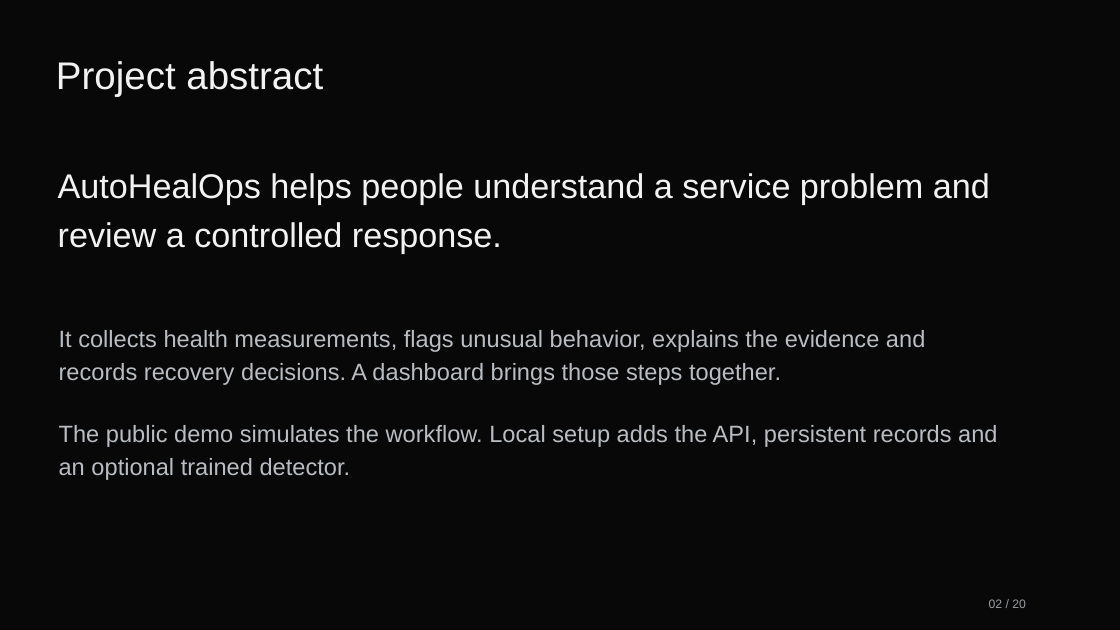
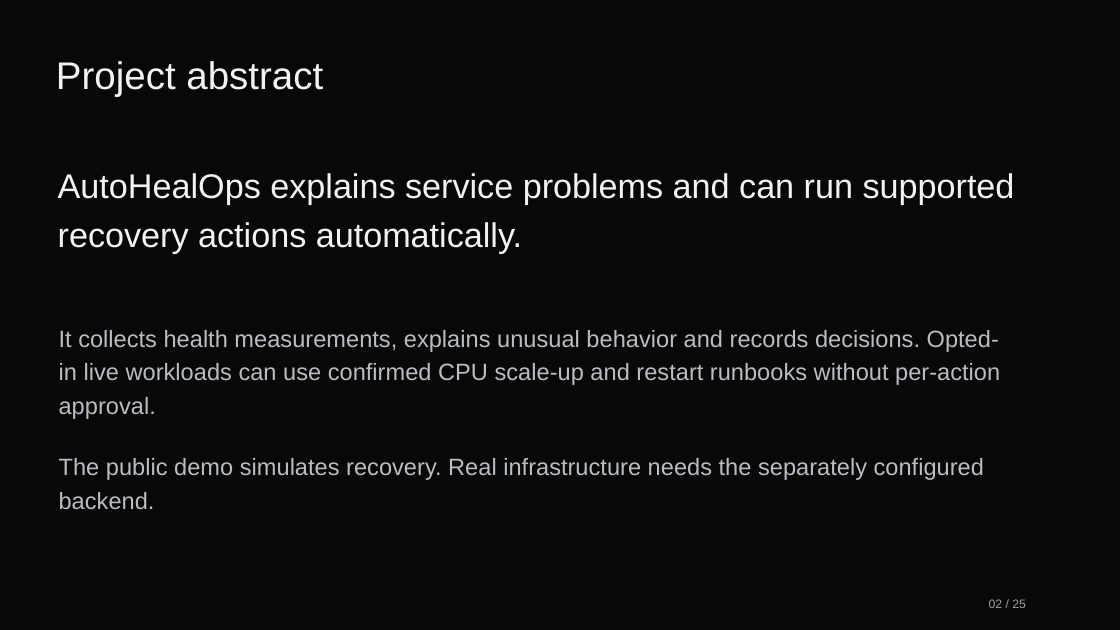
Before and after one commit to manikantbindass/AutoHealOps-Self-Healing-Kubernetes-Cluster-with-AI-Fault-Detection, a slide deck: slide 2 of docs/overview/AutoHealOps-Project-Explained.pptx. Drawn at 1120x630 pixels with LibreOffice and Linux fonts; fonts in the diff are those of the drawing. Boxes give left, top, right and bottom in pixels: in the first picture for what was removed or moved away, otherwise in the second. Text is boxed around its words. In the diff, an @@ line names an element or a change of style, - is before the commit and + after.

Commit message:
docs: explain autonomous recovery in guides

```diff
--- a/docs/overview/AutoHealOps-Project-Explained.pptx
+++ b/docs/overview/AutoHealOps-Project-Explained.pptx
@@ text at (x1=58, y1=173, x2=1015, y2=253): text changed @@
-AutoHealOps helps people understand a service problem and review a controlled response.
+AutoHealOps explains service problems and can run supported recovery actions automatically.
@@ text at (x1=59, y1=330, x2=1000, y2=509): text changed @@
-It collects health measurements, flags unusual behavior, explains the evidence and records recovery decisions. A dashboard brings those steps together.
-The public demo simulates the workflow. Local setup adds the API, persistent records and an optional trained detector.
+It collects health measurements, explains unusual behavior and records decisions. Opted-in live workloads can use confirmed CPU scale-up and restart runbooks without per-action approval.
+The public demo simulates recovery. Real infrastructure needs the separately configured backend.
@@ text at (x1=989, y1=599, x2=1026, y2=608): text changed @@
-02 / 20
+02 / 25
```
Also in this commit, not shown: 18 other slides changed, 5 slides added, 5 other files.
